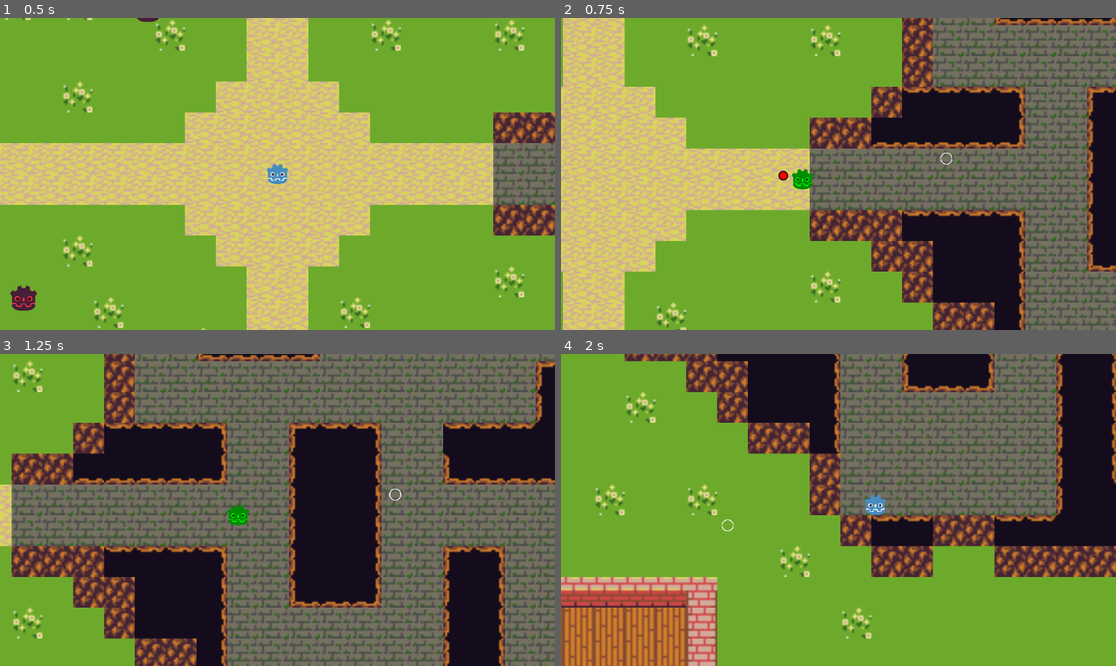
Above: before the commit, frames 1-4 (two rows, left to right).
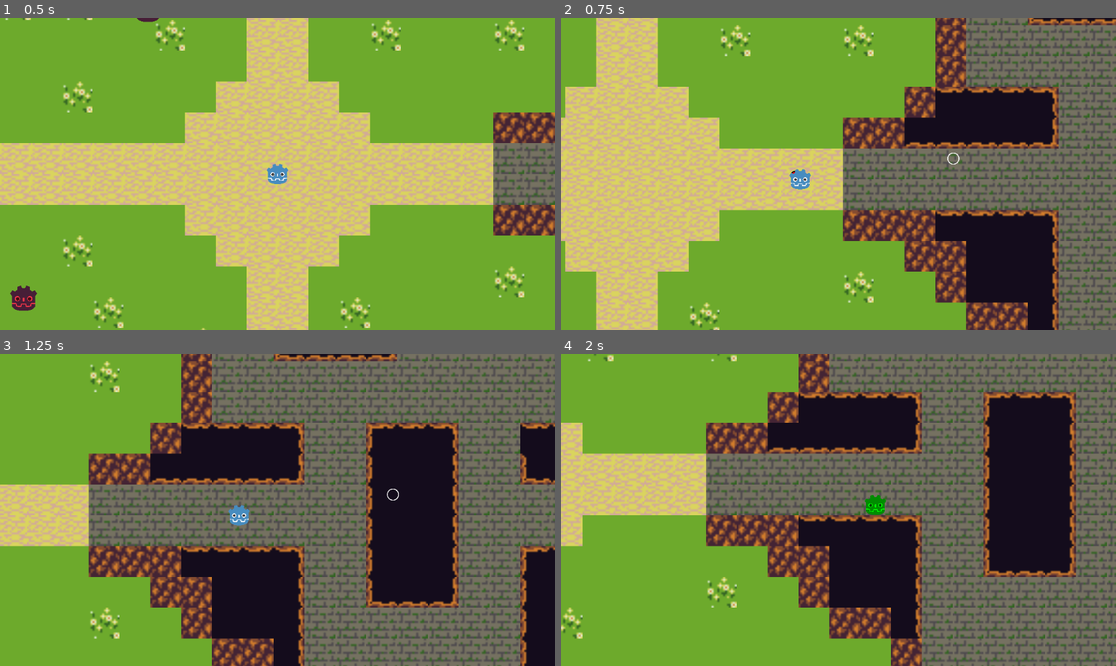
Above: after the commit, the same moments.

Repository: TheBrodsky/ProjectRogueStar
Game: Godot game, scene res://Main.tscn
The game is run twice, just before and just after one commit, with the same random seed, the same clock (stepped at 60 frames per second) and the same inputs.
Inputs (mouse positions are in pixels of both pictures, inside the frame that each line leads up to):
- Up to frame 1 (0.5 s): no input
- Up to frame 2 (0.75 s): tap Enter (ui_accept) at 0.5 s; move the mouse to (960, 158) at 0.52 s; hold Right (ui_right) from 0.53 s (still down); hold Enter (ui_accept) from 0.53 s (still down); click (960, 158) at 0.67 s
- Up to frame 3 (1.25 s): keep holding Right (ui_right); keep holding Enter (ui_accept)
- Up to frame 4 (2 s): move the mouse to (727, 525) at 1.27 s; release Right (ui_right) at 1.28 s; release Enter (ui_accept) at 1.28 s; hold Down (ui_down) from 1.28 s (still down); tap Enter (ui_accept) at 1.35, 1.52, 1.82 s; click (727, 525) at 1.42 s

Frame 1 is identical in both runs. In frame 2, 38% of the frame differs, in the area x 0-100%, y 0-100%; in frame 3, 60%; in frame 4, 70%.

Commit message:
Changed player movement to be state-based. Updated player script to GDScript standards

Diff:
--- a/scenes/player/Player.gd
+++ b/scenes/player/Player.gd
@@ -1,77 +1,99 @@
 extends CharacterBody2D
 
-# Nodes and Scenes
+
+enum {IDLE, RUN, DODGE, DODGE_RECOVER}
+
+const speed : int = 800
+const dodge_distance : int = 300
+const attack_speed : int = 10 # How many times per second a bullet is fired
+
 @export var Reticle : Area2D
 @export var Bullet : PackedScene
 
-# Public Vars
-@export var speed : int = 800
-@export var attack_speed : int = 10 # How many times per second a bullet is fired
-@export var dodge_decay : float = .96 # 0-1, How quickly dodge velocity decays
-@export var dodge_speed_multiplier : float = 3.5 # How much dodging accelerates the player as a multiple of speed
-@export var i_frame_velocity_cutoff : int = 400 # The velocity magnitude during dodge at which i_frames are disabled
+var state : int = IDLE
 
-# Private Vars
-var time_between_attacks : float = 1.0/attack_speed
-var time_since_last_attack : float = 0
-var is_dodging : bool = false
-var has_i_frames : bool = false
+var _time_between_attacks : float = 1.0/attack_speed
+var _time_since_last_attack : float = 0
+var _dodge_direction : Vector2
 
+@onready var DodgeTimer : Timer = $DodgeTimer
+@onready var _dodge_speed : float = dodge_distance / DodgeTimer.wait_time
+
+# VIRTUAL METHODS
 func _input(event):
 	if event.is_action_pressed("ui_accept"):
-		dodge()
+		_state_change_dodge()
 
-# Called every frame. 'delta' is the elapsed time since the previous frame.
+
 func _process(delta):
 	_DEBUG_color_i_frames()
-	do_movement(delta)
-	fire_weapon(delta)
+	_do_movement(delta)
+	_fire_weapon(delta)
 
-func do_movement(delta):
-	if !is_dodging:
-		var input_direction = Input.get_vector("ui_left", "ui_right", "ui_up", "ui_down")
-		velocity = input_direction * speed
-	else:
-		velocity *= dodge_decay
-		if velocity.length() < i_frame_velocity_cutoff:
-			has_i_frames = false
-		if velocity.length() < 100:
-			velocity = Vector2.ZERO
-			is_dodging = false
+func _on_dodge_timer_timeout():
+	state = IDLE
+	velocity = Vector2.ZERO
+
+# PUBLIC METHODS
+func take_damage(damage):
+	if state == DODGE:
+		pass
+
+
+# STATES
+func _state_change_dodge():
+	_dodge_direction = Input.get_vector("ui_left", "ui_right", "ui_up", "ui_down").normalized()
+	if _dodge_direction != Vector2.ZERO: # Cannot dodge with no direction input
+		state = DODGE
+		DodgeTimer.start()
+
+
+# MOVEMENT
+func _do_movement(delta):
+	match state:
+		IDLE, RUN:
+			_run()
+		DODGE:
+			_dodge()
+		DODGE_RECOVER:
+			pass
 	move_and_slide()
 
-func dodge():
-	is_dodging = true
-	has_i_frames = true
+
+func _run():
 	var input_direction = Input.get_vector("ui_left", "ui_right", "ui_up", "ui_down")
-	velocity = speed * dodge_speed_multiplier * input_direction
+	velocity = input_direction * speed
 
-func fire_weapon(delta):
-	if time_since_last_attack <= 0:
+
+func _dodge():
+	velocity = _dodge_direction * _dodge_speed
+
+
+# WEAPON AND FIRING
+func _fire_weapon(delta):
+	if _time_since_last_attack <= 0:
 		if Input.is_mouse_button_pressed(MOUSE_BUTTON_LEFT):
-			time_since_last_attack += time_between_attacks
-			create_bullet()
+			_time_since_last_attack += _time_between_attacks
+			_create_bullet()
 	else:
-		time_since_last_attack -= delta
+		_time_since_last_attack -= delta
 
-func create_bullet():
+
+func _create_bullet():
 	var new_bullet = Bullet.instantiate()
 	owner.add_child(new_bullet)
 	new_bullet.position = position
-	new_bullet.rotation = angle_to_reticle()
+	new_bullet.rotation = _angle_to_reticle()
 
-func angle_to_reticle():
+
+func _angle_to_reticle():
 	return position.angle_to_point(Reticle.position)
 
-func take_damage(damage):
-	if !has_i_frames:
-		pass
 
+# DEBUG METHODS
 func _DEBUG_color_i_frames():
-	if is_dodging:
-		if velocity.length() > i_frame_velocity_cutoff:
+	match state:
+		IDLE, RUN:
+			modulate = Color("white")
+		DODGE:
 			modulate = Color("green")
-		else:
-			modulate = Color("red")
-	else:
-		modulate = Color("white")
--- a/scenes/player/Player.tscn
+++ b/scenes/player/Player.tscn
@@ -18,3 +18,9 @@
 
 [node name="CollisionShape2D" type="CollisionShape2D" parent="."]
 shape = SubResource("CapsuleShape2D_ovf6d")
+
+[node name="DodgeTimer" type="Timer" parent="."]
+wait_time = 0.15
+one_shot = true
+
+[connection signal="timeout" from="DodgeTimer" to="." method="_on_dodge_timer_timeout"]
Not shown, changed: README.md
